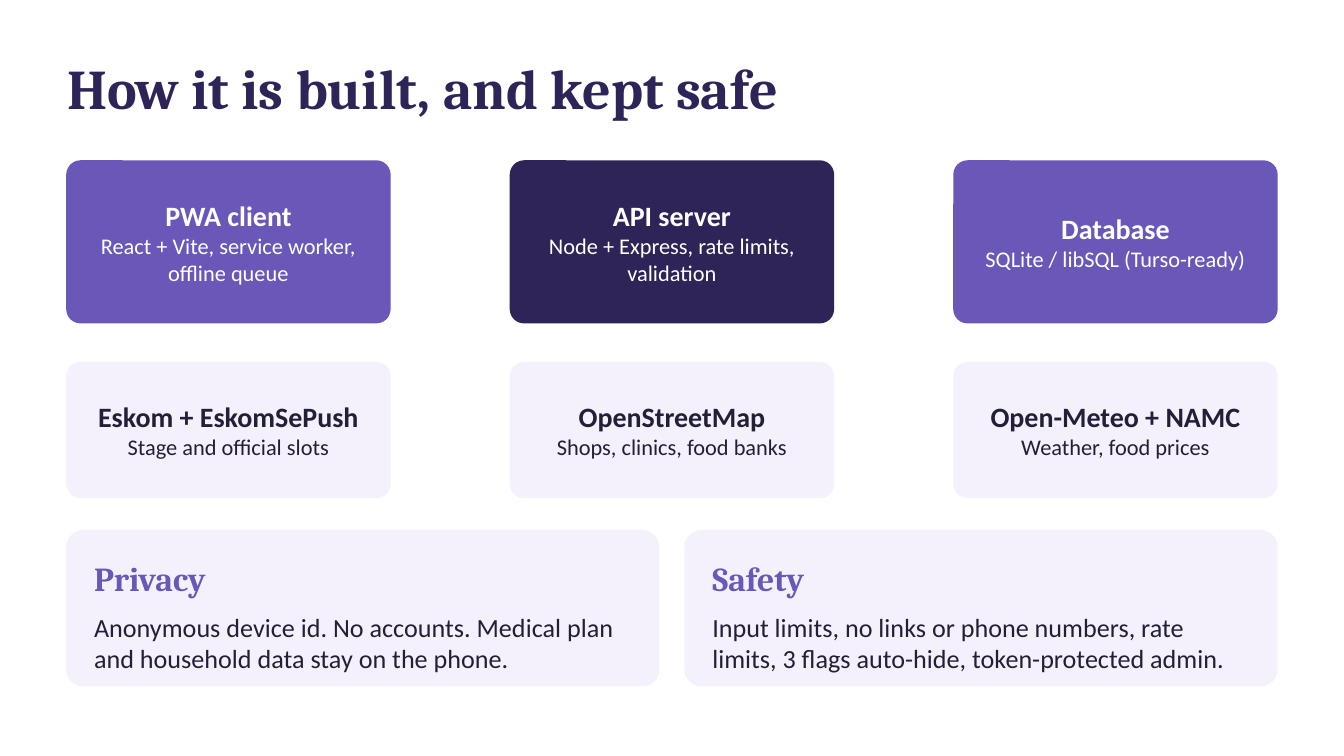
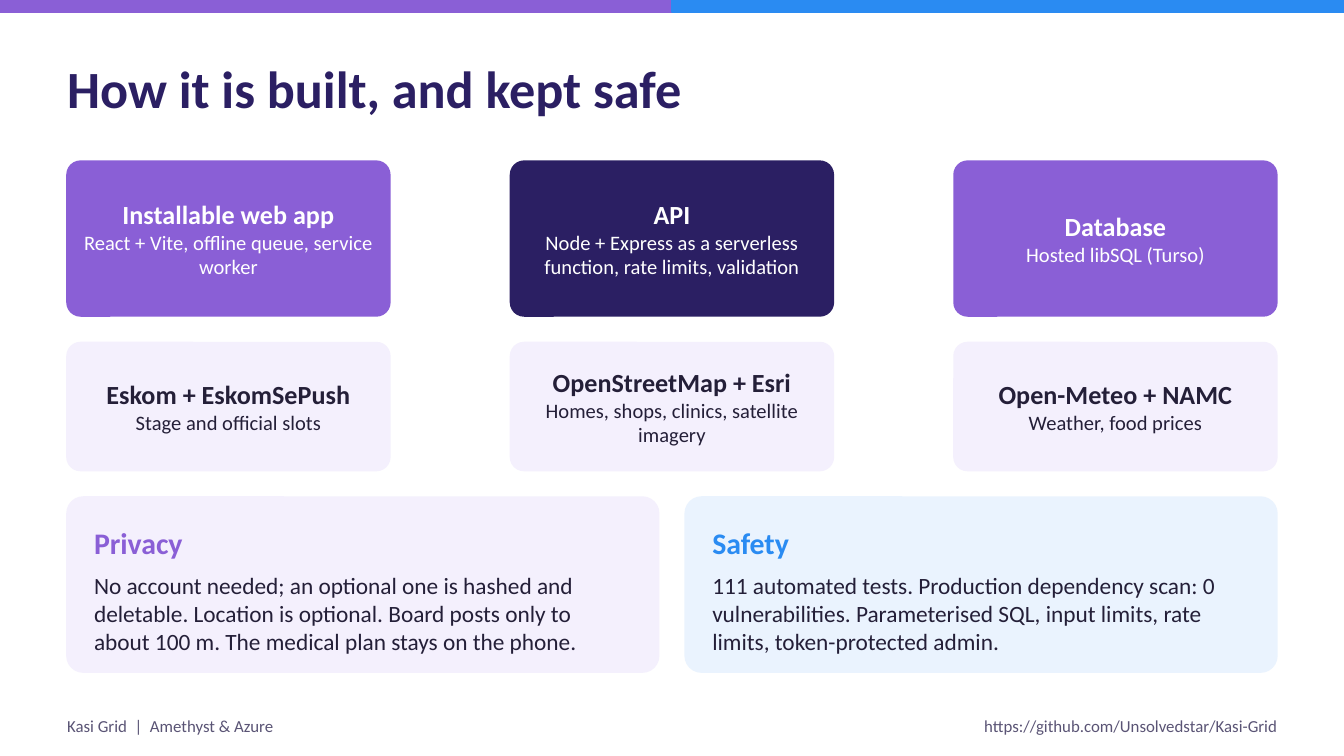
Before and after one commit to Unsolvedstar/Kasi-Grid, a slide deck: slide 13 of submission/Kasi-Grid-deck.pptx (slide 10 before the commit). Drawn at 1344x756 pixels with LibreOffice and Linux fonts; fonts in the diff are those of the drawing. Boxes give left, top, right and bottom in pixels: in the first picture for what was removed or moved away, otherwise in the second. Text is boxed around its words. In the diff, an @@ line names an element or a change of style, - is before the commit and + after.

```diff
--- a/submission/Kasi-Grid-deck.pptx
+++ b/submission/Kasi-Grid-deck.pptx
@@ rectangle added at (x1=0, y1=0, x2=1344, y2=12), fill #8A5FD6, outline #8A5FD6 1 pt @@
@@ rectangle added at (x1=672, y1=0, x2=1344, y2=12), fill #2A8BF2, outline #2A8BF2 1 pt @@
@@ text "How it is built, and ..." at (x1=67, y1=71, x2=681, y2=117): size 30 to 28 pt, font Cambria to Calibri, text colour #2E2457 to #2B1F63 @@
@@ rounded rectangle resized from (x1=67, y1=161, x2=390, y2=323) to (x1=67, y1=161, x2=390, y2=316) @@
@@ rounded rectangle at (x1=67, y1=161, x2=390, y2=316): fill #6A57B8 to #8A5FD6; outline #6A57B8 1 pt to #8A5FD6 1 pt; proportions changed @@
@@ rounded rectangle resized from (x1=511, y1=161, x2=833, y2=323) to (x1=511, y1=161, x2=833, y2=316) @@
@@ rounded rectangle at (x1=511, y1=161, x2=833, y2=316): fill #2E2457 to #2B1F63; outline #2E2457 1 pt to #2B1F63 1 pt; proportions changed @@
@@ rounded rectangle at (x1=954, y1=161, x2=1277, y2=316): fill #6A57B8 to #8A5FD6; outline #6A57B8 1 pt to #8A5FD6 1 pt; proportions changed @@
@@ rounded rectangle resized from (x1=954, y1=161, x2=1277, y2=323) to (x1=954, y1=161, x2=1277, y2=316) @@
@@ text at (x1=84, y1=205, x2=373, y2=274): text changed; size 12 to 11 pt @@
-PWA client
-React + Vite, service worker, offline queue
+Installable web app
+React + Vite, offline queue, service worker
@@ text at (x1=544, y1=207, x2=799, y2=277): text changed; size 12 to 11 pt @@
-API server
-Node + Express, rate limits, validation
+API
+Node + Express as a serverless function, rate limits, validation
@@ text at (x1=1065, y1=217, x2=1166, y2=236): size 15 to 14 pt in "Database" @@
@@ text at (x1=1026, y1=247, x2=1205, y2=265): text changed; size 12 to 11 pt @@
-SQLite / libSQL (Turso-ready)
+Hosted libSQL (Turso)
@@ rounded rectangle resized from (x1=67, y1=363, x2=390, y2=497) to (x1=67, y1=343, x2=390, y2=470) @@
@@ text "Eskom + EskomSePush" moved from (x1=98, y1=407, x2=359, y2=459) to (x1=106, y1=385, x2=350, y2=434) @@
@@ text "Eskom + EskomSePush" at (x1=106, y1=385, x2=350, y2=434): size 15 to 14 pt in "Eskom + EskomSePush"; size 12 to 11 pt in "Stage and official slots" @@
@@ rounded rectangle resized from (x1=511, y1=363, x2=833, y2=497) to (x1=511, y1=343, x2=833, y2=470) @@
@@ rounded rectangle resized from (x1=954, y1=363, x2=1277, y2=497) to (x1=954, y1=343, x2=1277, y2=470) @@
@@ text "Open-Meteo + NAMC" moved from (x1=991, y1=408, x2=1241, y2=459) to (x1=999, y1=387, x2=1232, y2=434) @@
@@ text "Open-Meteo + NAMC" at (x1=999, y1=387, x2=1232, y2=434): size 15 to 14 pt in "Open-Meteo + NAMC"; size 12 to 11 pt in "Weather, food prices" @@
@@ text at (x1=546, y1=373, x2=798, y2=446): text changed; size 12 to 11 pt @@
-OpenStreetMap
-Shops, clinics, food banks
+OpenStreetMap + Esri
+Homes, shops, clinics, satellite imagery
@@ fill #F4F1FC to #F4F0FD; outline #F4F1FC 1 pt to #F4F0FD 1 pt; proportions changed in 4 elements at (x1=67, y1=343, x2=390, y2=470), (x1=511, y1=343, x2=833, y2=470), (x1=954, y1=343, x2=1277, y2=470), (x1=67, y1=497, x2=659, y2=672) @@
@@ rounded rectangle resized from (x1=67, y1=531, x2=659, y2=685) to (x1=67, y1=497, x2=659, y2=672) @@
@@ rounded rectangle resized from (x1=685, y1=531, x2=1277, y2=685) to (x1=685, y1=497, x2=1277, y2=672) @@
@@ rounded rectangle at (x1=685, y1=497, x2=1277, y2=672): fill #F4F1FC to #EAF3FE; outline #F4F1FC 1 pt to #EAF3FE 1 pt; proportions changed @@
@@ text "Privacy" moved from (x1=94, y1=568, x2=206, y2=599) to (x1=94, y1=533, x2=183, y2=559) @@
@@ text "Privacy" at (x1=94, y1=533, x2=183, y2=559): size 18 to 16 pt, font Cambria to Calibri, text colour #6A57B8 to #8A5FD6 @@
@@ text "Safety" moved from (x1=712, y1=567, x2=804, y2=599) to (x1=712, y1=533, x2=789, y2=559) @@
@@ text "Safety" at (x1=712, y1=533, x2=789, y2=559): size 18 to 16 pt, font Cambria to Calibri, text colour #6A57B8 to #2A8BF2 @@
@@ text at (x1=94, y1=577, x2=576, y2=654): text changed; size 14 to 12.5 pt @@
-Anonymous device id. No accounts. Medical plan and household data stay on the phone.
+No account needed; an optional one is hashed and deletable. Location is optional. Board posts only to about 100 m. The medical plan stays on the phone.
@@ text at (x1=712, y1=577, x2=1215, y2=654): text changed; size 14 to 12.5 pt @@
-Input limits, no links or phone numbers, rate limits, 3 flags auto-hide, token-protected admin.
+111 automated tests. Production dependency scan: 0 vulnerabilities. Parameterised SQL, input limits, rate limits, token-protected admin.
@@ text added at (x1=67, y1=720, x2=273, y2=735), 9 pt, text #5A5475 @@
+Kasi Grid | Amethyst & Azure
@@ text added at (x1=984, y1=720, x2=1277, y2=735), 9 pt, text #5A5475 @@
+https://github.com/Unsolvedstar/Kasi-Grid
```
Also in this commit, not shown: 9 other slides changed, 7 slides added, 4 slides removed, 43 other files.
